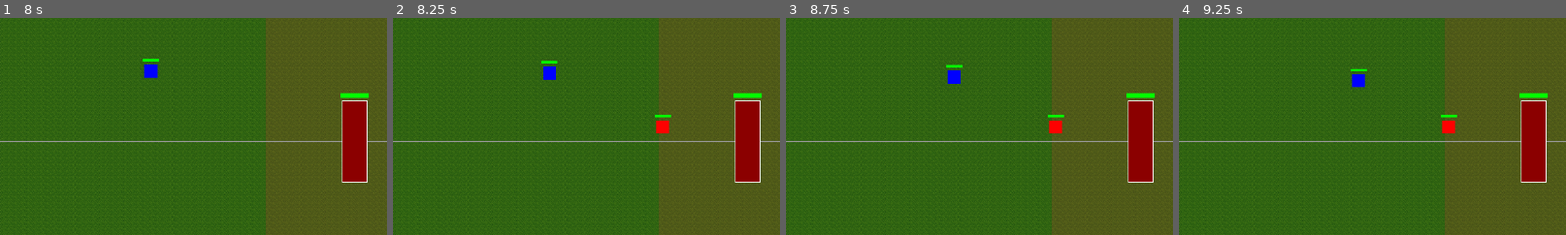
Above: before the commit, frames 1-4 (left to right).
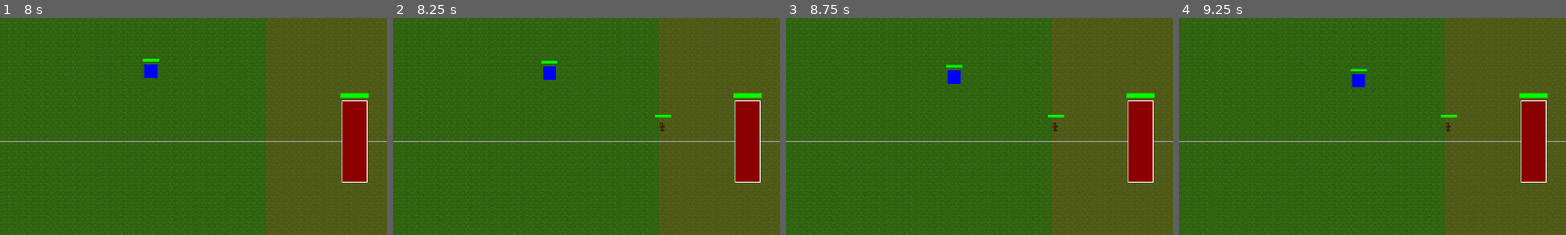
Above: after the commit, the same moments.

Repository: amari-charles/project-summoner
Game: Godot game, scene res://scenes/ui/main_menu.tscn
The game is run twice, just before and just after one commit, with the same random seed, the same clock (stepped at 60 frames per second) and the same inputs.
Inputs (mouse positions are % of the whole screen's width and height, from its top left):
- Up to frame 1 (8 s): click "PLAY" at 0.5 s; click "SELECT" at 1.25 s; click "CHOOSE WARRIOR" at 2 s; click (32, 26) at 2.75 s; click "START BATTLE" at 3.5 s; tap Enter at 4.25 s; drag from (50, 83) to (60, 28) at 4.27 s; drag from (30, 55) to (45, 70) at 5.02 s; move the mouse to (60, 28) at 5.77 s; tap 1 at 5.85, 7.35 s; click (60, 28) at 5.92 s; drag from (45, 70) to (20, 35) at 6.52 s; move the mouse to (80, 65) at 7.27 s; click (80, 65) at 7.42 s
- Up to frame 2 (8.25 s): drag from (20, 35) to (35, 25) at 8.02 s
- Up to frame 3 (8.75 s): no input
- Up to frame 4 (9.25 s): move the mouse to (55, 50) at 8.77 s; tap 1 at 8.85 s; click (55, 50) at 8.92 s
The pictures show only the part of the screen within x 50-100%, y 22-71%; the shares and areas given below are measured in that part.

Frame 1 is identical in both runs. In frame 2, 0.2% of the frame differs, in the area x 67-72%, y 47-54%; in frame 3, 0.2%; in frame 4, 0.2%.

Commit message:
Fix dummy sprite display and lower battle 0 enemy HP
- Renamed Sprite2D to 'Visual' so Unit script doesn't create default red square
- Added texture_filter = 0 for crisp pixel art rendering
- Added enemy_hp field to battle definitions (200 HP for battle 0 tutorial)
- Modified Summoner to load enemy_hp from campaign when using enemy deck loading

Battle 0 now has low HP (200 vs 1000) to make tutorial easier

🤖 Generated with [Claude Code](https://claude.com/claude-code)

Co-Authored-By: Claude <noreply@anthropic.com>

Diff:
--- a/scenes/units/training_dummy.tscn
+++ b/scenes/units/training_dummy.tscn
@@ -20,5 +20,6 @@
 [node name="CollisionShape2D" type="CollisionShape2D" parent="."]
 shape = SubResource("RectangleShape2D_dummy")
 
-[node name="Sprite2D" type="Sprite2D" parent="."]
+[node name="Visual" type="Sprite2D" parent="."]
 texture = ExtResource("2_sprite")
+texture_filter = 0
--- a/scripts/core/summoner.gd
+++ b/scripts/core/summoner.gd
@@ -32,6 +32,19 @@
 signal hand_changed(hand: Array[Card])
 
 func _ready() -> void:
+	# If loading enemy from campaign, override max_hp if specified
+	if load_enemy_deck_from_campaign and team == Unit.Team.ENEMY:
+		var campaign = get_node_or_null("/root/Campaign")
+		var profile_repo = get_node_or_null("/root/ProfileRepo")
+		if campaign and profile_repo:
+			var profile = profile_repo.get_active_profile()
+			var battle_id = profile.get("campaign_progress", {}).get("current_battle", "")
+			if battle_id != "":
+				var battle = campaign.get_battle(battle_id)
+				if battle.has("enemy_hp"):
+					max_hp = battle.get("enemy_hp")
+					print("Summoner: Set enemy HP from campaign: %d" % max_hp)
+
 	current_hp = max_hp
 	mana = MANA_MAX
 
--- a/scripts/services/campaign_service.gd
+++ b/scripts/services/campaign_service.gd
@@ -60,6 +60,7 @@
 		"enemy_deck": [
 			{"catalog_id": "training_dummy", "count": 1}
 		],
+		"enemy_hp": 200.0,  # Low HP for tutorial
 		"unlock_requirements": []
 	}
 
